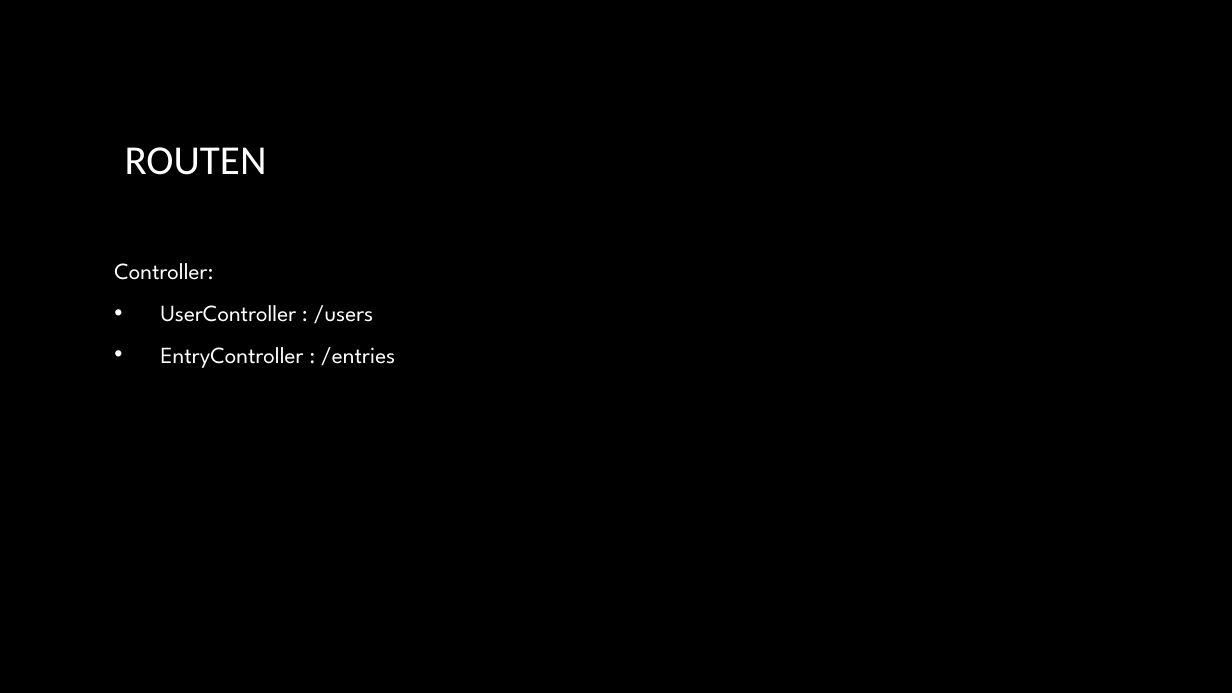
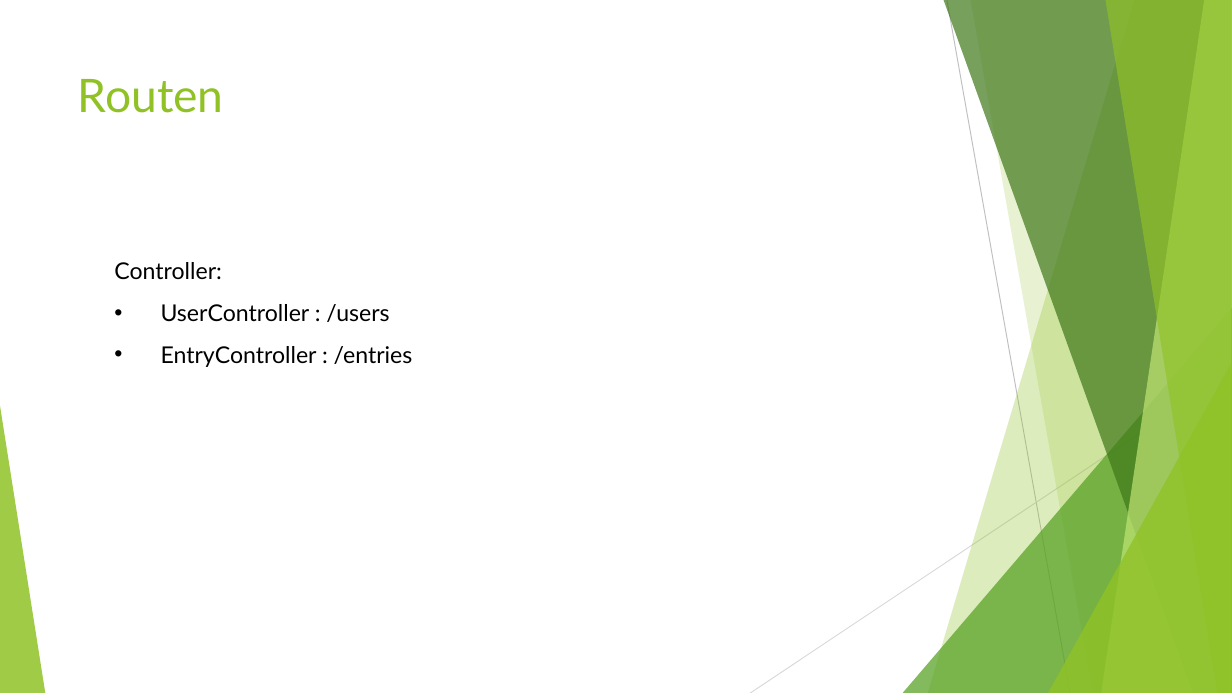
Before and after one commit to NebelNite/Passwortmanager, a slide deck: slide 15 of Passwortmanager.pptx (slide 13 before the commit). Drawn at 1232x693 pixels with LibreOffice and Linux fonts; fonts in the diff are those of the drawing; background and template pictures are left out. Boxes give left, top, right and bottom in pixels: in the first picture for what was removed or moved away, otherwise in the second. Text is boxed around its words. In the diff, an @@ line names an element or a change of style, - is before the commit and + after.

```diff
--- a/Passwortmanager.pptx
+++ b/Passwortmanager.pptx
@@ background picture (left out) to #FFFFFF @@
@@ title "Routen" at [78,79,224,113]: vertical alignment middle to top @@
@@ title at [78,79,224,113]: text changed; size 32 to 36 pt; font Calibri to Lato; text colour gradient #FFFFFF to #A6A6A6 to #90C226 @@
-ROUTEN
+Routen
@@ text "Controller:" at [114,262,413,367]: font League Spartan to Lato, text colour #FFFFFF to #000000 @@
@@ group added at [0,0,1232,693]: 5 freeform shapes, 3 triangles, 2 lines @@
```
Also in this commit, not shown: 18 other slides changed, 4 slides added, 1 slide removed, 1 other file.
